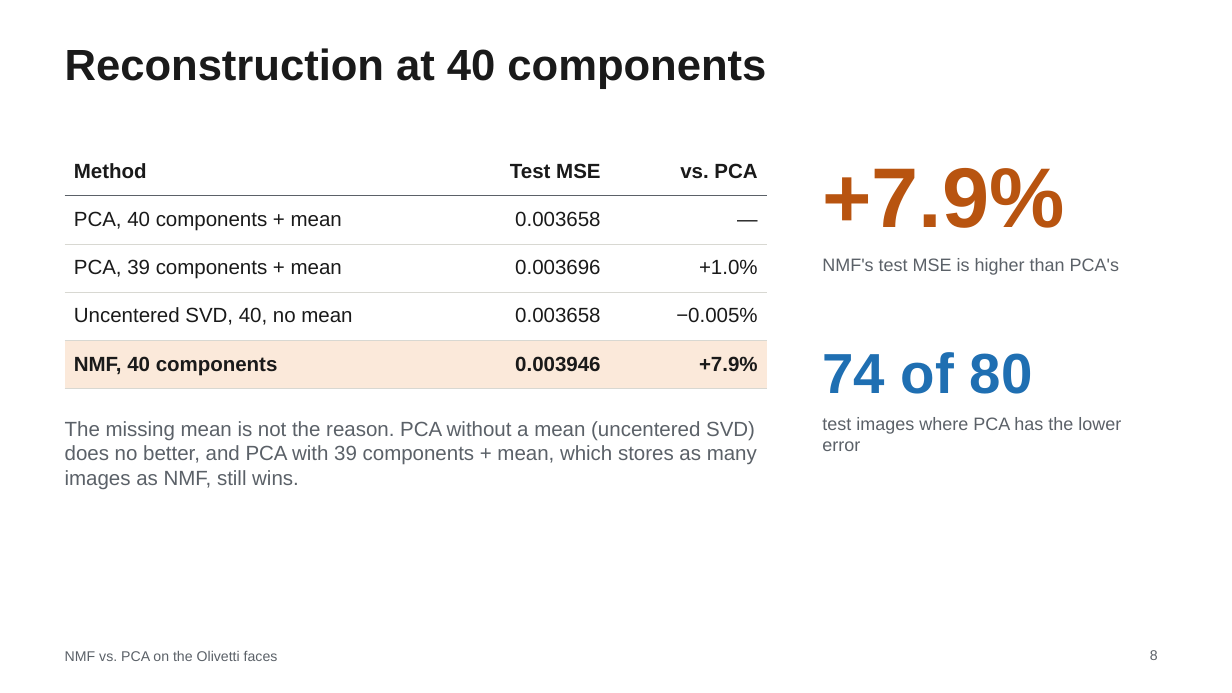
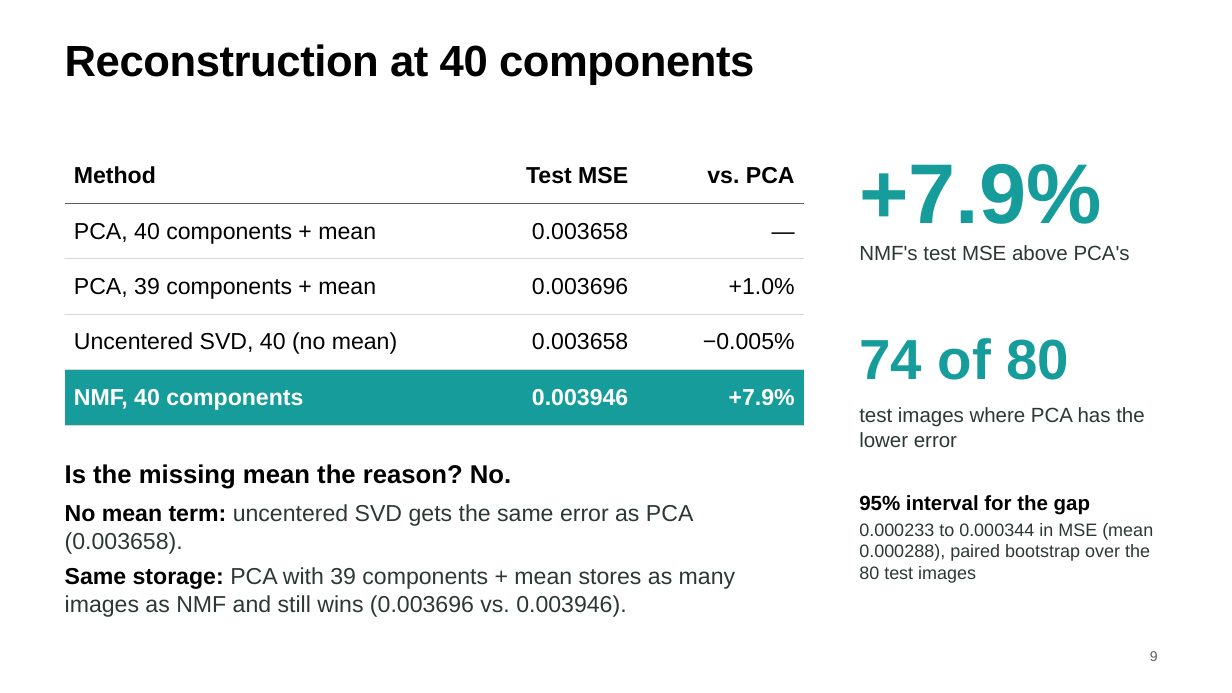
Before and after one commit to MachineWJQ6657/pca-vs-nmf, a slide deck: slide 9 of slides/STOR565_Slides.pptx (slide 8 before the commit). Drawn at 1232x693 pixels with LibreOffice and Linux fonts; fonts in the diff are those of the drawing. Boxes give left, top, right and bottom in pixels: in the first picture for what was removed or moved away, otherwise in the second. Text is boxed around its words. In the diff, an @@ line names an element or a change of style, - is before the commit and + after.

```diff
--- a/slides/STOR565_Slides.pptx
+++ b/slides/STOR565_Slides.pptx
@@ title "Reconstruction at 40 components" at [65, 44, 754, 85]: text colour #1A1A1A to #000000, letter spacing 0 to -0.3 pt; line spacing 1 to 0.95 @@
@@ table at [65, 148, 804, 425] @@
-row 4, column 1: Uncentered SVD, 40, no mean
+row 4, column 1: Uncentered SVD, 40 (no mean)
@@ fill #FBE9DA to #169C9A in row 5 @@
@@ size 16 to 18 pt in "Method", "Test MSE", "vs. PCA", "PCA, 40 components + mean" and 10 more places @@
@@ text colour #1A1A1A to #000000 in "Method", "Test MSE", "vs. PCA", "PCA, 40 components + mean" and 7 more places @@
@@ text colour #1A1A1A to #FFFFFF in "NMF, 40 components", "0.003946", "+7.9%" @@
@@ borders changed @@
@@ table: place and size @@
-table at [65, 148, 767, 379]
+table at [65, 148, 804, 425]
@@ text "+7.9%": place and size @@
-text "+7.9%" at [822, 168, 1064, 228]
+text "+7.9%" at [859, 164, 1101, 224]
@@ text "+7.9%" at [859, 164, 1101, 224]: text colour #B85410 to #169C9A @@
@@ text at [859, 245, 1130, 260]: text changed; size 14 to 16 pt; text colour #5B6168 to #2C3932 @@
-NMF's test MSE is higher than PCA's
+NMF's test MSE above PCA's
@@ text "74 of 80": place and size @@
-text "74 of 80" at [822, 352, 1033, 394]
+text "74 of 80" at [859, 338, 1070, 380]
@@ text "74 of 80" at [859, 338, 1070, 380]: text colour #1F6FB2 to #169C9A @@
@@ text "test images where PCA has ...": place and size @@
-text "test images where PCA has ..." at [822, 417, 1121, 451]
+text "test images where PCA has ..." at [859, 407, 1144, 447]
@@ text "test images where PCA has ..." at [859, 407, 1144, 447]: size 14 to 16 pt, text colour #5B6168 to #2C3932 @@
@@ text at [65, 464, 735, 617]: text changed; size 16 to 18 pt; text colour #5B6168 to #2C3932 @@
-The missing mean is not the reason. PCA without a mean (uncentered SVD) does no better, and PCA with 39 components + mean, which stores as many images as NMF, still wins.
+Is the missing mean the reason? No.
+No mean term: uncentered SVD gets the same error as PCA (0.003658).
+Same storage: PCA with 39 components + mean stores as many images as NMF and still wins (0.003696 vs. 0.003946).
@@ text added at [859, 495, 1153, 583], 14 pt, text #2C3932 @@
+95% interval for the gap
+0.000233 to 0.000344 in MSE (mean 0.000288), paired bootstrap over the 80 test images
@@ text removed at [65, 651, 278, 661] @@
-NMF vs. PCA on the Olivetti faces
```
Also in this commit, not shown: 12 other slides changed, 1 slide added, 1 slide removed.
